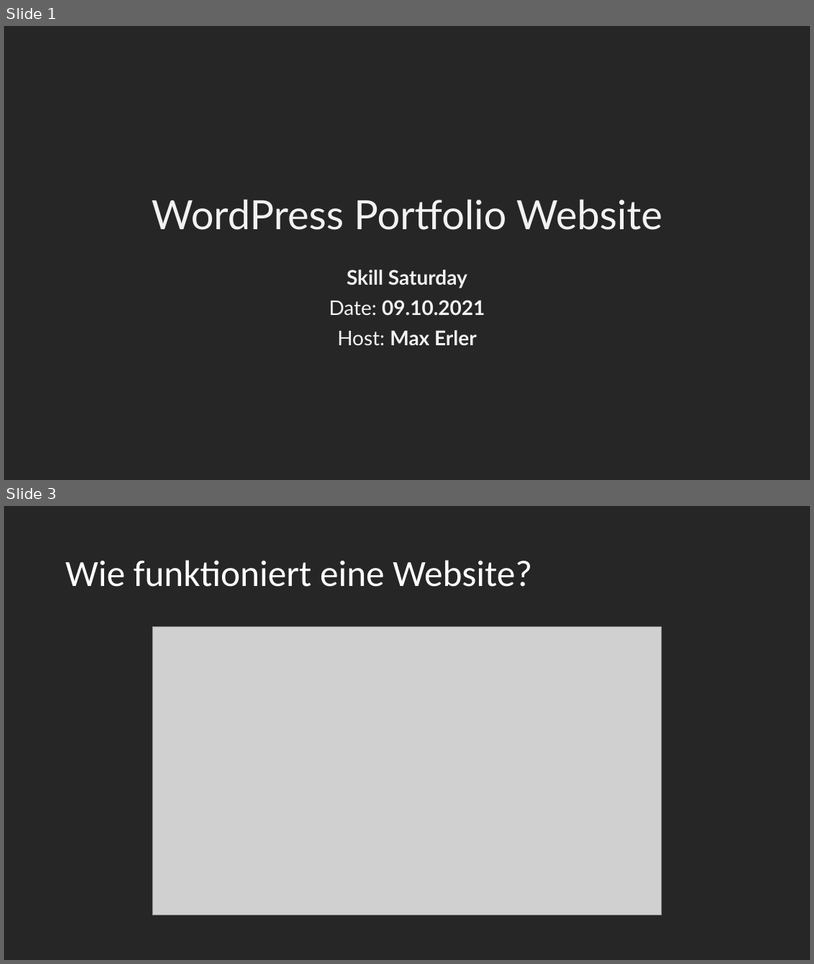
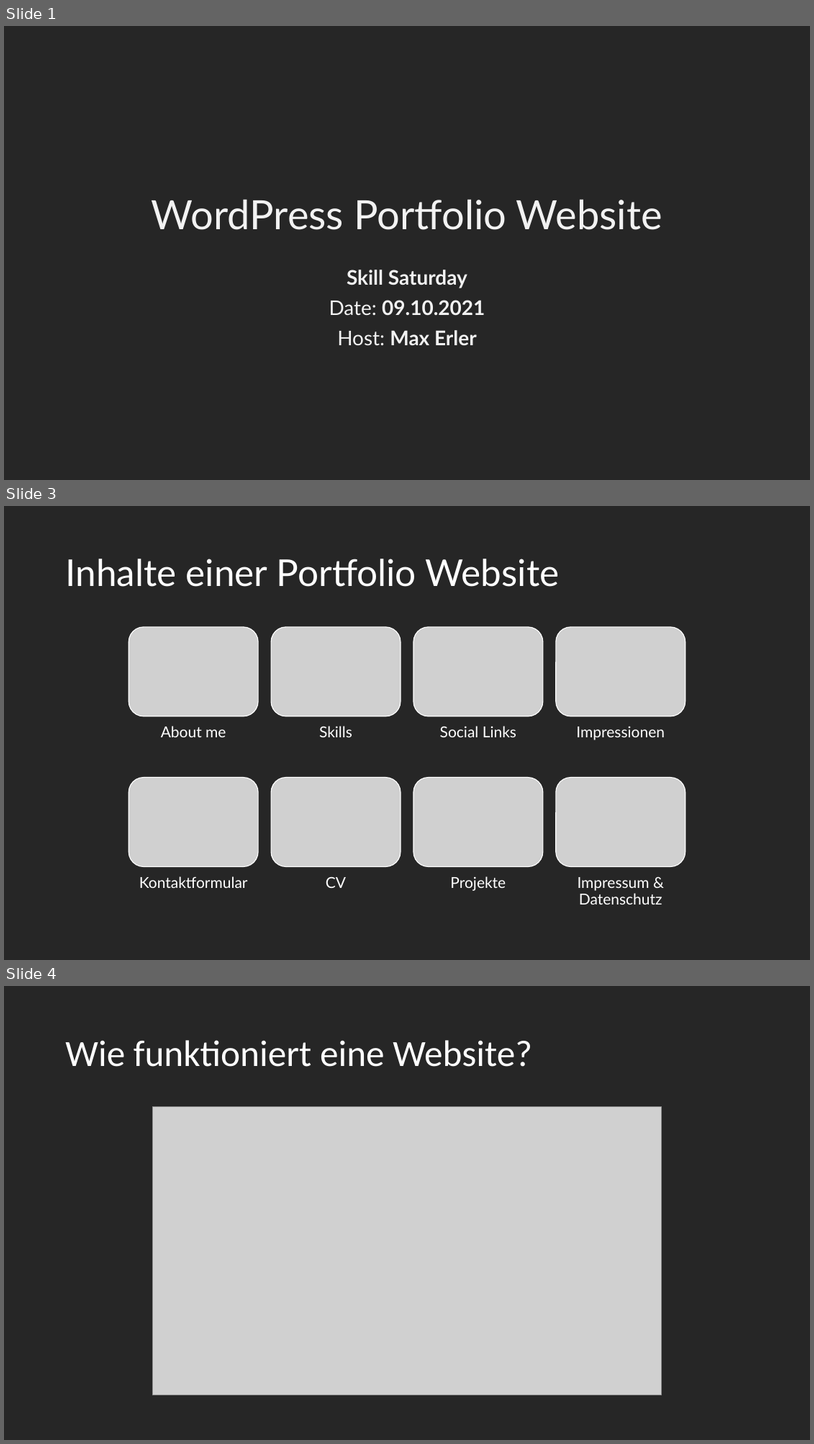
Before and after one commit to maximotus/skill-saturday-wordpress-portfolio-website, a slide deck: wordpress-portfolio-website-presentation.pptx. Shown one above the other, each under a label of ours: slides 1 and 3 before the commit, slides 1, 3 and 4 after it; the slides between them are not shown. The pictures are 814x964 and 814x1444 pixels, drawn with LibreOffice and Linux fonts; fonts in the diff are those of the drawing; grey boxes stand for pictures. Boxes give left, top, right and bottom in pixels: in the first picture for what was removed or moved away, otherwise in the second. Text is boxed around its words. In the diff, an @@ line names an element or a change of style, - is before the commit and + after.

Commit message:
update presentation

```diff
--- a/wordpress-portfolio-website-presentation.pptx
+++ b/wordpress-portfolio-website-presentation.pptx
@@ slide 3 added at bbox=[4, 506, 810, 960], background #262626 @@
@@ title added at bbox=[65, 559, 560, 587], 44 pt, text #FFFFFF @@
+Inhalte einer Portfolio Website
@@ group added at bbox=[129, 627, 686, 904]: 8 pictures, 8 texts @@
+About me
+Skills
+Social Links
+Impressionen
+Kontaktformular
+CV
+Projekte
+Impressum & Datenschutz
@@ what was slide 3 is now slide 4 @@
```
Also in this commit, not shown: 1 slide changed.
